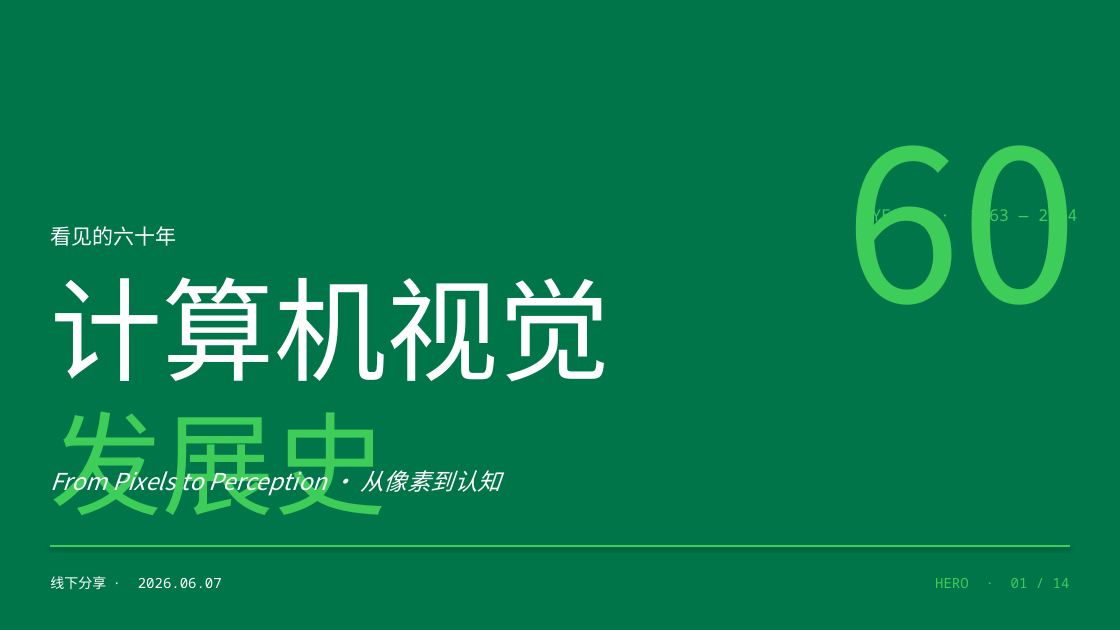
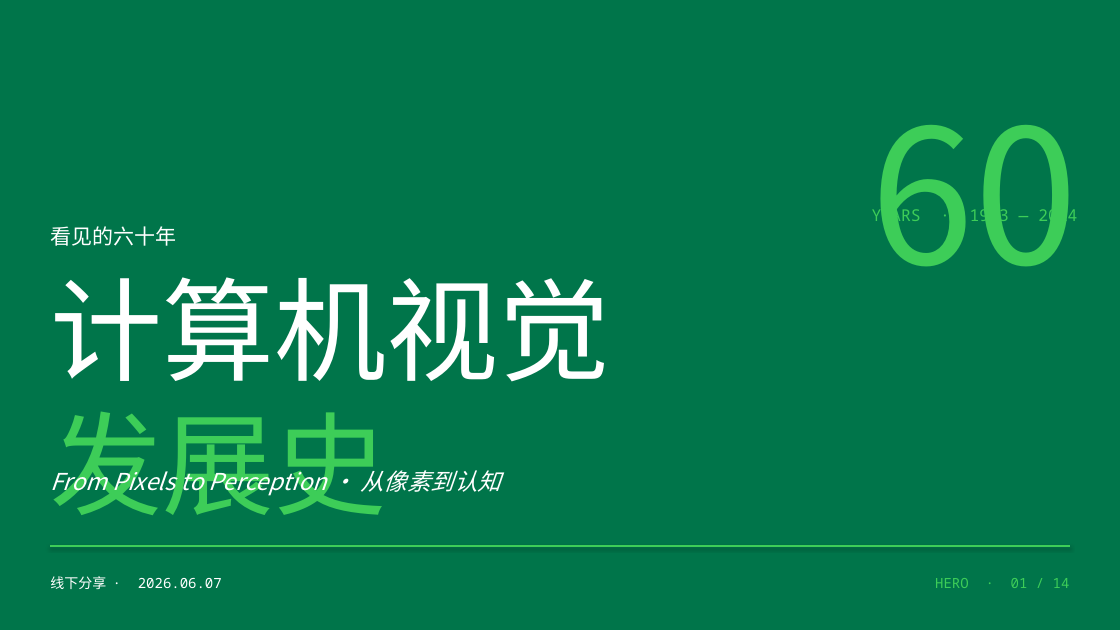
Before and after one commit to chandler-wu/ppt_claude, a slide deck: slide 1 of cv_history_deck.pptx. Drawn at 1120x630 pixels with LibreOffice and Linux fonts; fonts in the diff are those of the drawing. Boxes give left, top, right and bottom in pixels: in the first picture for what was removed or moved away, otherwise in the second. Text is boxed around its words. In the diff, an @@ line names an element or a change of style, - is before the commit and + after.

```diff
--- a/cv_history_deck.pptx
+++ b/cv_history_deck.pptx
@@ text "60": place and size @@
-text "60" at <box>845,145,1078,305</box>
+text "60" at <box>871,125,1078,266</box>
@@ text "60" at <box>871,125,1078,266</box>: size 180 to 160 pt @@
```
Also in this commit, not shown: 6 other slides changed, 2 other files.
